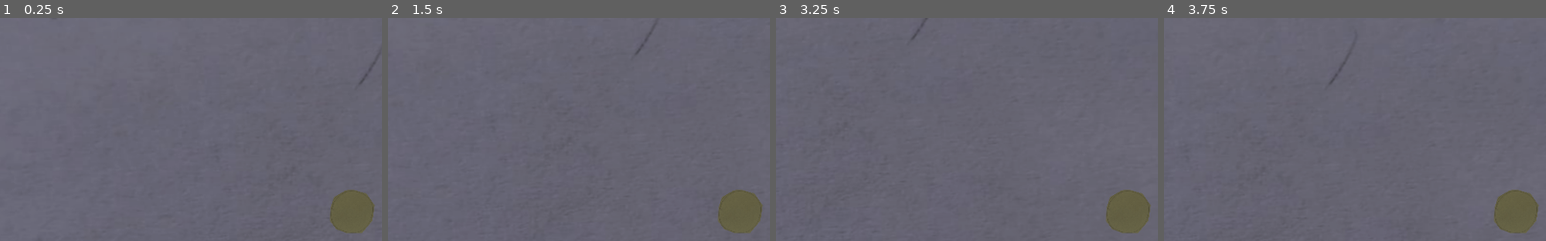
Above: before the commit, frames 1-4 (left to right).
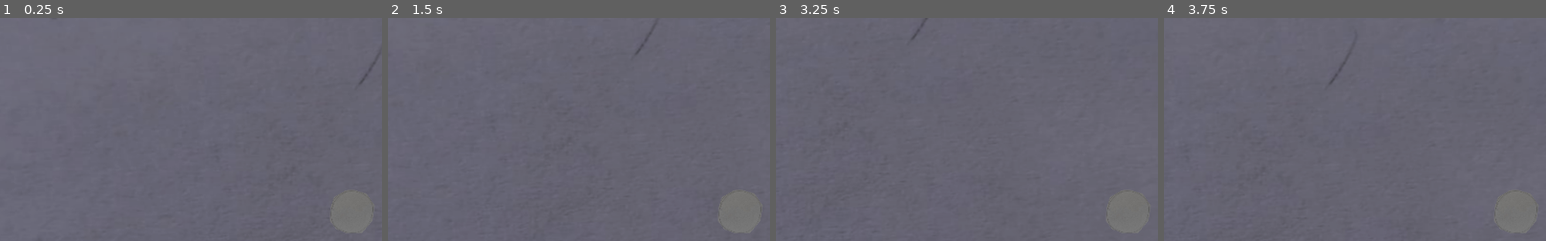
Above: after the commit, the same moments.

Repository: Protiuns/projeto-mvp
Game: Godot game, scene res://Cenas/Fazes/FazeModelo.tscn
Two runs of this game, one before a commit and one after it. Both use one fixed random seed, a clock stepped at 60 frames per second and the inputs below.
Inputs:
- Up to frame 1 (0.25 s): no input
- Up to frame 2 (1.5 s): tap Enter at 0.5 s; hold D (Direita) 0.53-1.28 s; hold S (Baixo) from 1.28 s (still down)
- Up to frame 3 (3.25 s): release S (Baixo) at 2.03 s; hold D (Direita) 2.03-2.78 s; hold W (Cima) from 2.78 s (still down)
- Up to frame 4 (3.75 s): tap Space at 3.5 s; release W (Cima) at 3.53 s; hold A (Esquerda) from 3.53 s (still down)
The pictures show only the part of the screen within x 4-54%, y 7-57%; the shares and areas given below are measured in that part.

The runs differ from the first frame. In frame 1, 1.8% of the frame differs, in the area x 86-98%, y 76-97%; in frame 2, 1.8%; in frame 3, 1.8%; in frame 4, 1.8%.

Commit message:
Atualização De Imagens

Diff:
--- a/Cenas/Jogador/Jogador.tscn
+++ b/Cenas/Jogador/Jogador.tscn
@@ -13,6 +13,5 @@
 shape = SubResource( 1 )
 
 [node name="Sprite" type="Sprite" parent="."]
-modulate = Color( 0.854902, 0.827451, 0.584314, 1 )
 scale = Vector2( 0.1, 0.1 )
 texture = ExtResource( 1 )
Not shown, added: Assets/cave/- READ ME -.txt
Binary file added: Assets/cave/caveObjects_.png
Not shown, added: Assets/cave/caveObjects_.png.import
Binary file added: Assets/cave/caveStructures_ [bridgeAnimations].png
Not shown, added: Assets/cave/caveStructures_ [bridgeAnimations].png.import
Binary file added: Assets/cave/caveStructures_ [fountainPortalBridge].png
Not shown, added: Assets/cave/caveStructures_ [fountainPortalBridge].png.import
Binary file added: Assets/cave/caveStructures_ [wall].png
Not shown, added: Assets/cave/caveStructures_ [wall].png.import
Binary file added: Assets/cave/cave_ [cliff].png
Not shown, added: Assets/cave/cave_ [cliff].png.import
Binary file added: Assets/cave/cave_.png
(and 183 more such lines)
